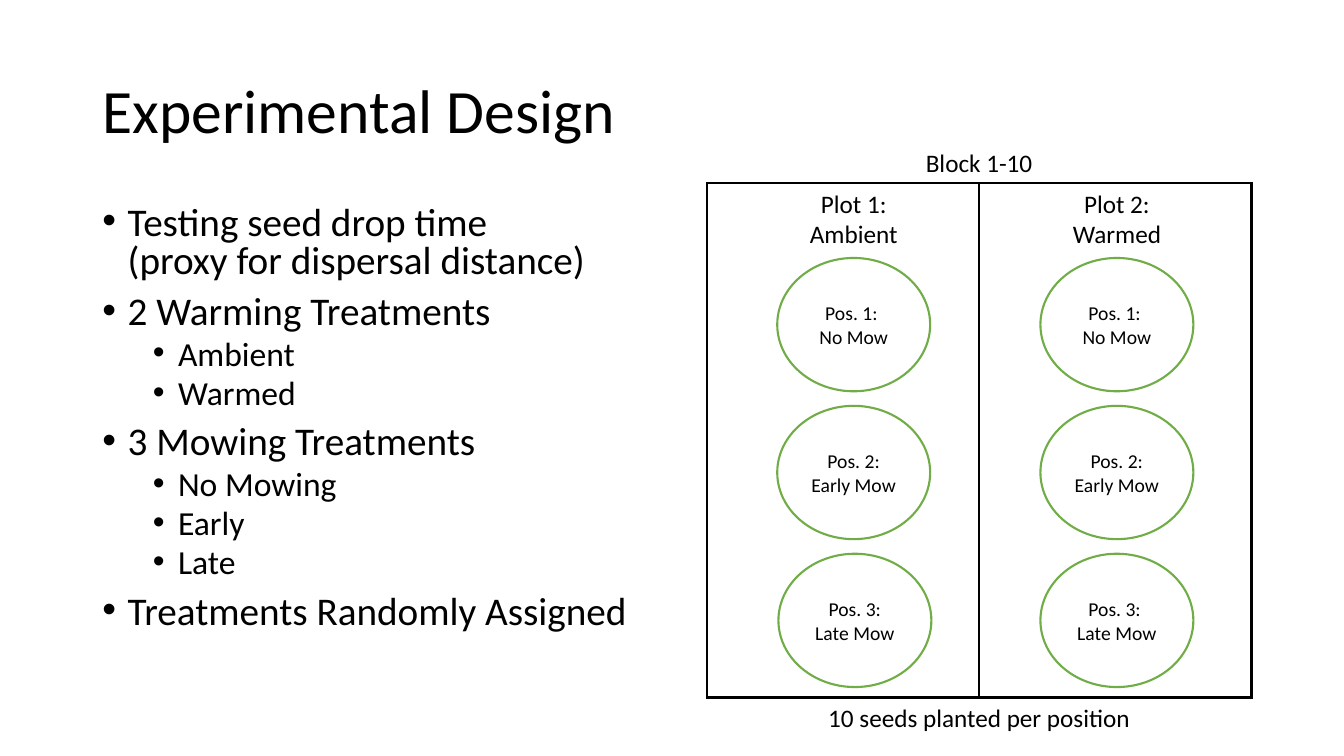
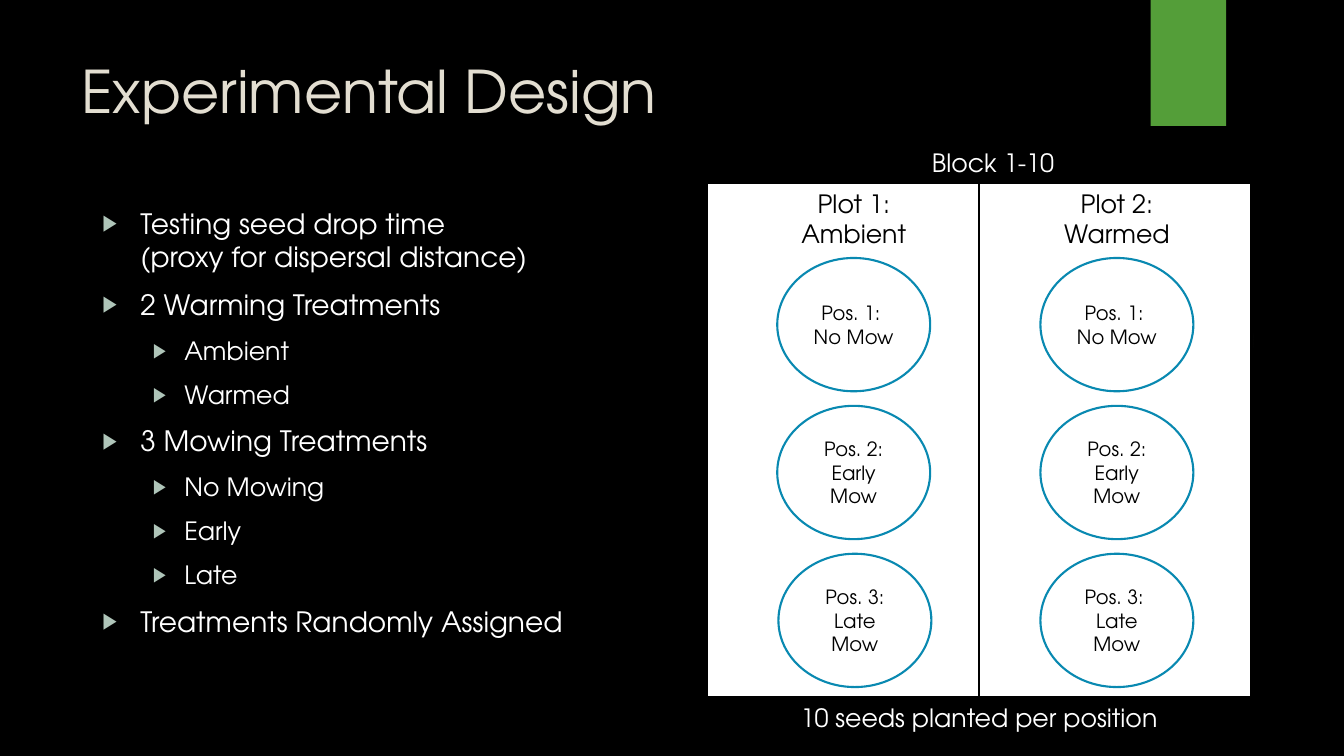
Before and after one commit to TrevorHD/CNSeedDrop, a slide deck: slide 3 of DreesHowerton_STAT501_Presentation.pptx. Drawn at 1344x756 pixels with LibreOffice and Linux fonts; fonts in the diff are those of the drawing; background and template pictures are left out. Boxes give left, top, right and bottom in pixels: in the first picture for what was removed or moved away, otherwise in the second. Text is boxed around its words. In the diff, an @@ line names an element or a change of style, - is before the commit and + after.

Commit message:
Started ppt updates for TV by treatment

```diff
--- a/DreesHowerton_STAT501_Presentation.pptx
+++ b/DreesHowerton_STAT501_Presentation.pptx
@@ background #FFFFFF to picture (left out) @@
@@ rectangle added at [1150,0,1226,126], fill #549E39 @@
@@ title "Experimental Design": place and size @@
-title "Experimental Design" at [102,90,615,144]
+title "Experimental Design" at [81,69,657,126]
@@ title "Experimental Design" at [81,69,657,126]: size 44 to 42 pt, font Calibri to TeX Gyre Adventor, text colour #000000 to #E3DED1; line spacing 0.9 to 1; vertical alignment middle to top @@
@@ text "Block 1-10" at [932,153,1054,173]: font Calibri to TeX Gyre Adventor, text colour #000000 to #FFFFFF @@
@@ text "Testing seed drop time (proxy ..." at [140,213,563,638]: size 28 to 20 pt in "Testing seed drop time (proxy for dispersal ...", "2 Warming Treatments", "3 Mowing Treatments", "Treatments Randomly Assigned"; font Calibri to TeX Gyre Adventor, text colour #000000 to #FFFFFF; size 24 to 18 pt in "Ambient", "Warmed", "No Mowing", "Early" and 1 more places; bullet • to ▶; line spacing 0.8 to 1; more space between paragraphs @@
@@ text "Plot 1: Ambient" at [801,194,906,244]: font Calibri to TeX Gyre Adventor @@
@@ ellipse added at [949,185,1259,495], fill gradient #87A896 @@
@@ text "Plot 2:" at [1064,194,1169,244]: font Calibri to TeX Gyre Adventor @@
@@ font Calibri to TeX Gyre Adventor; outline #70AD47 1.5 pt to #0989B1 1.5 pt in 6 elements at [777,258,931,391], [777,406,931,539], [778,554,932,687], [1041,258,1194,391], [1041,406,1194,539], [1041,554,1194,687] @@
@@ text "10 seeds planted per position" at [801,708,1157,732]: font Calibri to TeX Gyre Adventor, text colour #000000 to #FFFFFF @@
```
Also in this commit, not shown: 11 other slides changed, 4 slides added, 1 slide removed, 6 other files.
